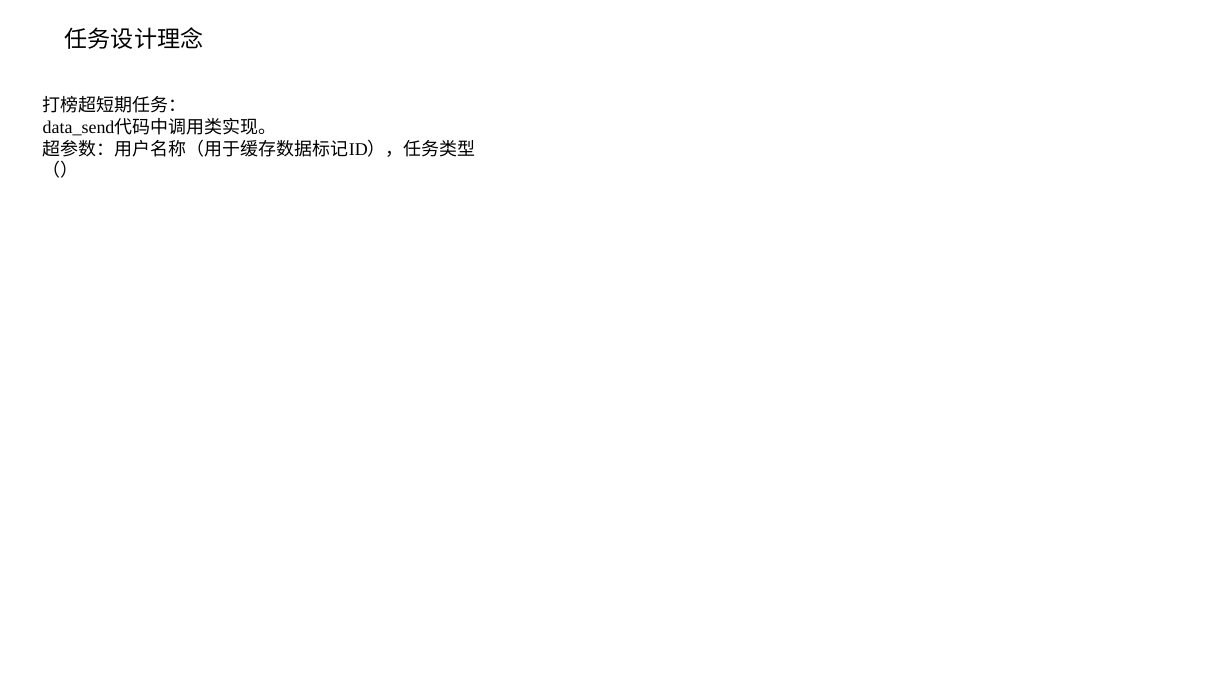
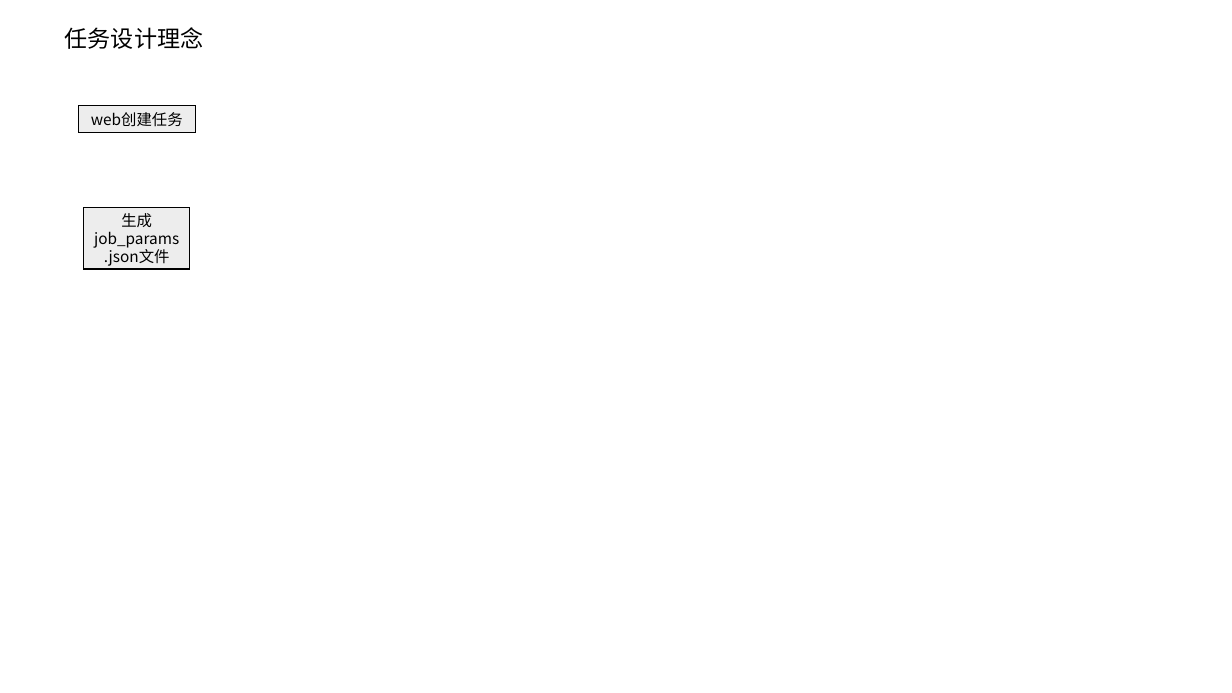
Before and after one commit to unscmol/Forecaster, a slide deck: slide 5 of 功率预测模型校验系统.pptx. Drawn at 1232x693 pixels with LibreOffice and Linux fonts; fonts in the diff are those of the drawing. Boxes give left, top, right and bottom in pixels: in the first picture for what was removed or moved away, otherwise in the second. Text is boxed around its words. In the diff, an @@ line names an element or a change of style, - is before the commit and + after.

Commit message:
web实现新建任务

```diff
--- a/功率预测模型校验系统.pptx
+++ b/功率预测模型校验系统.pptx
@@ text removed at (43, 96, 476, 157) @@
-打榜超短期任务：
-data_send代码中调用类实现。
-超参数：用户名称（用于缓存数据标记ID），任务类型（）
@@ rectangle added at (79, 105, 196, 133), fill #EDEDED, outline #000000 1 pt, 12 pt, text #000000 @@
+web创建任务
@@ rectangle added at (84, 208, 190, 269), fill #EDEDED, outline #000000 1 pt, 12 pt, text #000000 @@
+生成job_params.json文件
```
Also in this commit, not shown: 19 other files.
